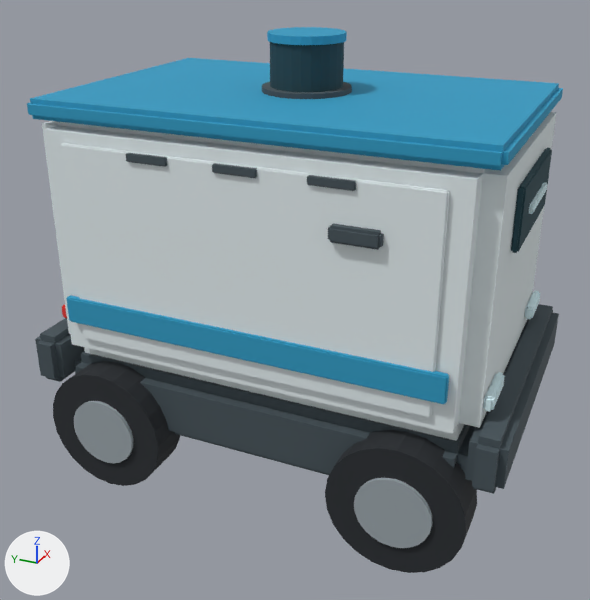
Two versions of the Blender file tools/campus_builder/output/delivery_robot.blend, one commit apart.
The view is the same before and after, from a camera (50 mm lens) standing at (-1.781, -0.772, 1.317) and looking at (-0.052, 0.006, 0.452). The lights are fixed; the arrows at lower left show +X, +Y and +Z. The older version comes first.

Before the edit, the objects in view are built like this:
```python
ob_robot_tire_fl = bpy.data.objects.new('ROBOT_Tire_FL', me_robot_tire_fl_mesh)
ob_robot_tire_fl.parent = ob_wheelpivot_fl
ob_robot_tire_fl.location = (0.0, 0.0, 0.0)
ob_robot_vent_left_0 = bpy.data.objects.new('ROBOT_Vent_Left_0', me_robot_vent_left_0_mesh)
ob_robot_vent_left_0.parent = ob_deliveryrobot_root
ob_robot_vent_left_0.location = (-0.36, -0.21, 0.869)
ob_robot_vent_left_1 = bpy.data.objects.new('ROBOT_Vent_Left_1', me_robot_vent_left_1_mesh)
ob_robot_vent_left_1.parent = ob_deliveryrobot_root
ob_robot_vent_left_1.location = (-0.36, 0.0, 0.869)
ob_robot_vent_left_2 = bpy.data.objects.new('ROBOT_Vent_Left_2', me_robot_vent_left_2_mesh)
ob_robot_vent_left_2.parent = ob_deliveryrobot_root
ob_robot_vent_left_2.location = (-0.36, 0.21, 0.869)
# also in view: 'ROBOT_Hub_FL' at (-0.394, -0.38, 0.16); 'ROBOT_CargoBody' at (0.0, 0.0, 0.635); 'ROBOT_Door_Left' at (-0.355, 0.0, 0.638); 'ROBOT_Stripe_Left' at (-0.362, 0.0, 0.473); 'ROBOT_Chassis' at (0.0, 0.0, 0.235)
```
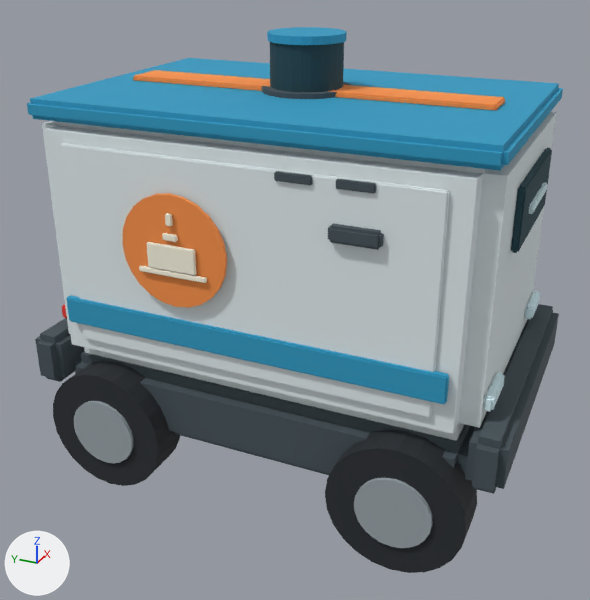
Changed parts and their boxes (x1, y1, x2, y2) in the pictures (590 x 600 px):
'ROBOT_MealBadge_Left', added (orange)
    after: (122, 193, 227, 308)
'ROBOT_InsulatedLidBand', added (orange)
    after: (133, 70, 505, 110)
'ROBOT_MealBowl_Left', added (pale yellow)
    after: (147, 242, 196, 275)
'ROBOT_Vent_Left_1', moved
    before: (212, 163, 257, 178)
    after: (274, 171, 313, 185)
'ROBOT_Vent_Left_0', moved
    before: (307, 175, 356, 191)
    after: (336, 179, 376, 193)
'ROBOT_MealPlate_Left', added
    after: (139, 266, 207, 283)
'ROBOT_Vent_Left_2', deleted
    before: (126, 153, 167, 167)
'ROBOT_MealHandle_Left', added
    after: (162, 233, 178, 242)
'ROBOT_MealSteam_Left', added
    after: (165, 213, 173, 226)

Edits to the bpy script that builds the scene:
```text
Change ob_robot_vent_left_0:
    ob_robot_vent_left_0.location: (-0.36, -0.21, 0.869) -> (-0.36, -0.26, 0.869)
Change ob_robot_vent_left_1:
    ob_robot_vent_left_1.location: (-0.36, 0.0, 0.869) -> (-0.36, -0.13, 0.869)
Remove ob_robot_vent_left_2:
    ob_robot_vent_left_2 = bpy.data.objects.new('ROBOT_Vent_Left_2', me_robot_vent_left_2_mesh)
Add ob_robot_mealsteam_left:
    ob_robot_mealsteam_left = bpy.data.objects.new('ROBOT_MealSteam_Left', me_robot_mealsteam_left_mesh)  # 32 vertices, 30 faces; spans x -0.004..0.004, y -0.0075..0.0075, z -0.0135..0.0135; in mat_robot_meal_cream (pale yellow #fdf8e5)
    ob_robot_mealsteam_left.parent = ob_deliveryrobot_root
    ob_robot_mealsteam_left.location = (-0.385, 0.15, 0.751)
Add ob_robot_mealplate_left:
    ob_robot_mealplate_left = bpy.data.objects.new('ROBOT_MealPlate_Left', me_robot_mealplate_left_mesh)  # 32 vertices, 30 faces; spans x -0.004..0.004, y -0.085..0.085, z -0.006..0.006; in mat_robot_meal_cream (pale yellow #fdf8e5)
    ob_robot_mealplate_left.parent = ob_deliveryrobot_root
    ob_robot_mealplate_left.location = (-0.385, 0.15, 0.626)
Add ob_robot_mealhandle_left:
    ob_robot_mealhandle_left = bpy.data.objects.new('ROBOT_MealHandle_Left', me_robot_mealhandle_left_mesh)  # 32 vertices, 30 faces; spans x -0.004..0.004, y -0.0175..0.0175, z -0.0075..0.0075; in mat_robot_meal_cream (pale yellow #fdf8e5)
    ob_robot_mealhandle_left.parent = ob_deliveryrobot_root
    ob_robot_mealhandle_left.location = (-0.385, 0.15, 0.711)
Add ob_robot_mealbowl_left:
    ob_robot_mealbowl_left = bpy.data.objects.new('ROBOT_MealBowl_Left', me_robot_mealbowl_left_mesh)  # 32 vertices, 30 faces; spans x -0.004..0.004, y -0.06..0.06, z -0.029..0.029; in mat_robot_meal_cream (pale yellow #fdf8e5)
    ob_robot_mealbowl_left.parent = ob_deliveryrobot_root
    ob_robot_mealbowl_left.location = (-0.385, 0.15, 0.663)
Add ob_robot_mealbadge_left:
    ob_robot_mealbadge_left = bpy.data.objects.new('ROBOT_MealBadge_Left', me_robot_mealbadge_left_mesh)  # a 24-sided cylinder along x spanning x -0.004..0.004, y -0.13..0.13, z -0.13..0.13; in mat_robot_meal_orange (orange #fa9348)
    ob_robot_mealbadge_left.parent = ob_deliveryrobot_root
    ob_robot_mealbadge_left.location = (-0.375, 0.15, 0.675)
Add ob_robot_insulatedlidband:
    ob_robot_insulatedlidband = bpy.data.objects.new('ROBOT_InsulatedLidBand', me_robot_insulatedlidband_mesh)  # 32 vertices, 30 faces; spans x -0.05..0.05, y -0.45..0.45, z -0.007..0.007; in mat_robot_meal_orange (orange #fa9348)
    ob_robot_insulatedlidband.parent = ob_deliveryrobot_root
    ob_robot_insulatedlidband.location = (0.0, 0.0, 0.973)
```
